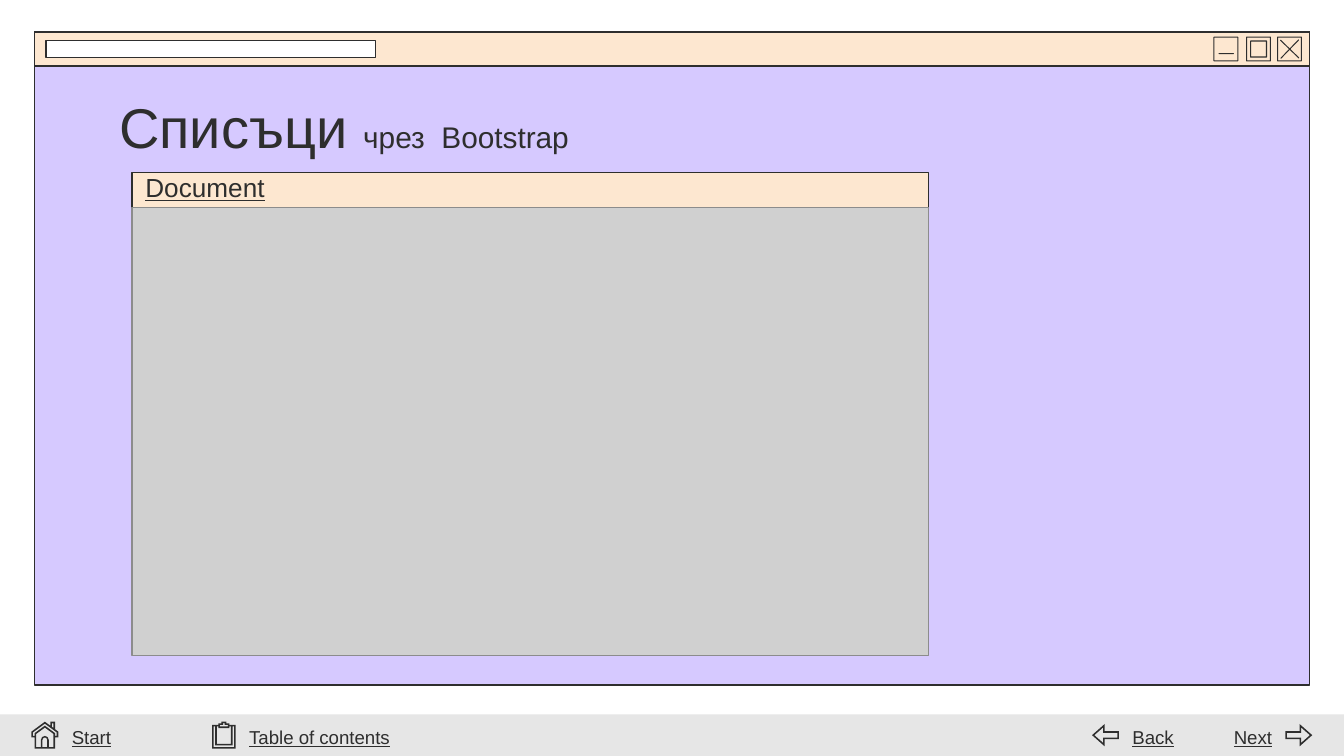
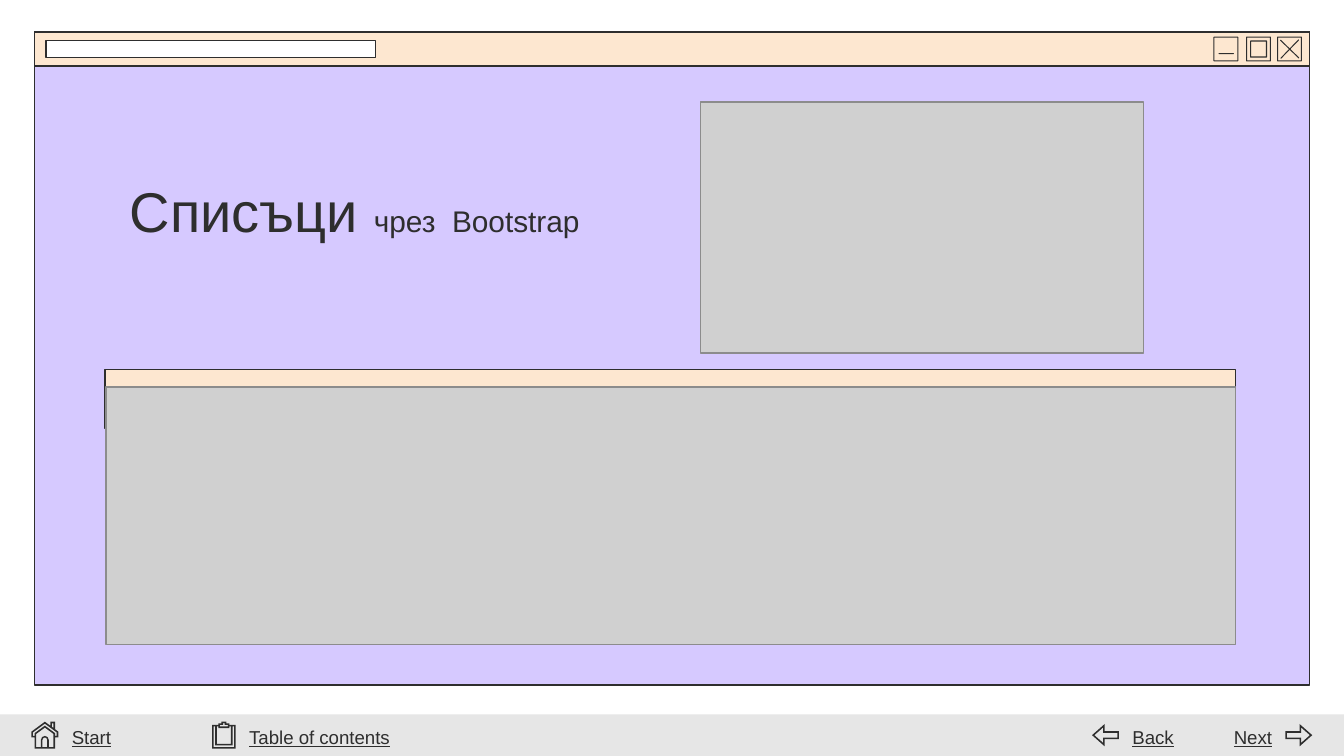
Before and after one commit to stilyana-petrova/12b, a slide deck: slide 15 of IP/Bootstrap/Bootstrap Presentation.pptx. Drawn at 1344x756 pixels with LibreOffice and Linux fonts; fonts in the diff are those of the drawing; grey boxes stand for pictures; background and template pictures are left out. Boxes give left, top, right and bottom in pixels: in the first picture for what was removed or moved away, otherwise in the second. Text is boxed around its words. In the diff, an @@ line names an element or a change of style, - is before the commit and + after.

```diff
--- a/IP/Bootstrap/Bootstrap Presentation.pptx
+++ b/IP/Bootstrap/Bootstrap Presentation.pptx
@@ picture added at (700, 102, 1144, 353) @@
@@ title "Списъци чрез Bootstrap": place and size @@
-title "Списъци чрез Bootstrap" at (119, 109, 568, 158)
+title "Списъци чрез Bootstrap" at (130, 193, 579, 242)
@@ text removed at (145, 179, 264, 201) @@
-Document
@@ rectangle: place and size @@
-rectangle at (132, 172, 929, 224)
+rectangle at (105, 370, 1235, 429)
@@ picture: place and size @@
-picture at (132, 207, 929, 655)
+picture at (106, 387, 1236, 645)
```
Also in this commit, not shown: 10 other slides changed, 7 other files.
